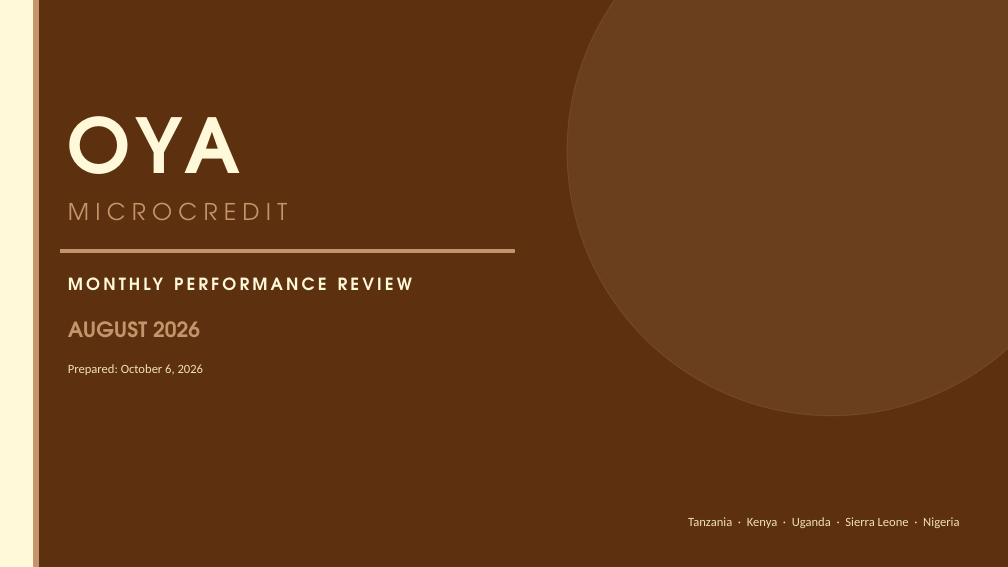
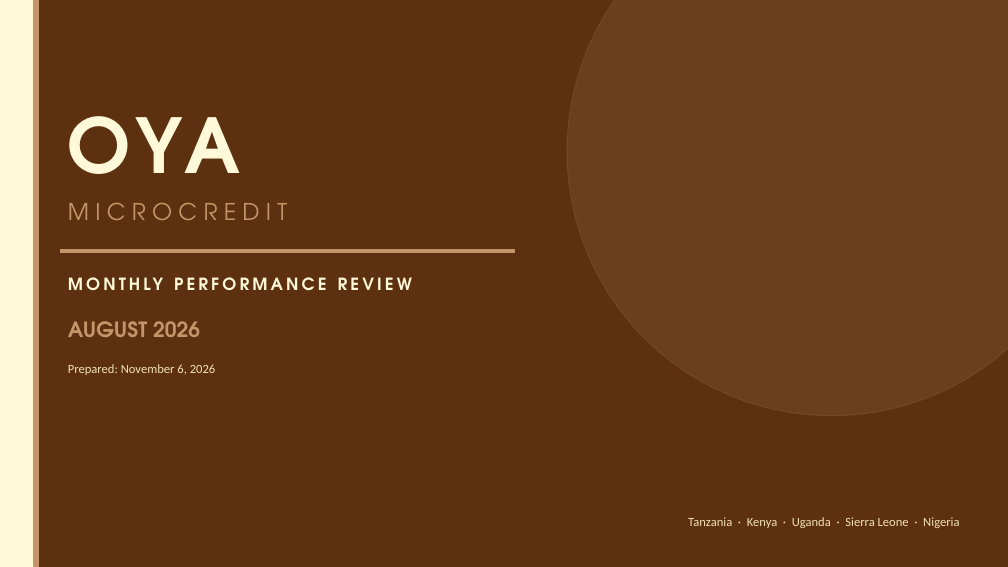
Before and after one commit to ikyei/oya-monthly, a slide deck: slide 1 of reports/2026-08.pptx. Drawn at 1008x567 pixels with LibreOffice and Linux fonts; fonts in the diff are those of the drawing. Boxes give left, top, right and bottom in pixels: in the first picture for what was removed or moved away, otherwise in the second. Text is boxed around its words. In the diff, an @@ line names an element or a change of style, - is before the commit and + after.

```diff
--- a/reports/2026-08.pptx
+++ b/reports/2026-08.pptx
@@ text at [68,364,215,375]: text changed @@
-Prepared: October 6, 2026
+Prepared: November 6, 2026
```
Also in this commit, not shown: 9 other files.
